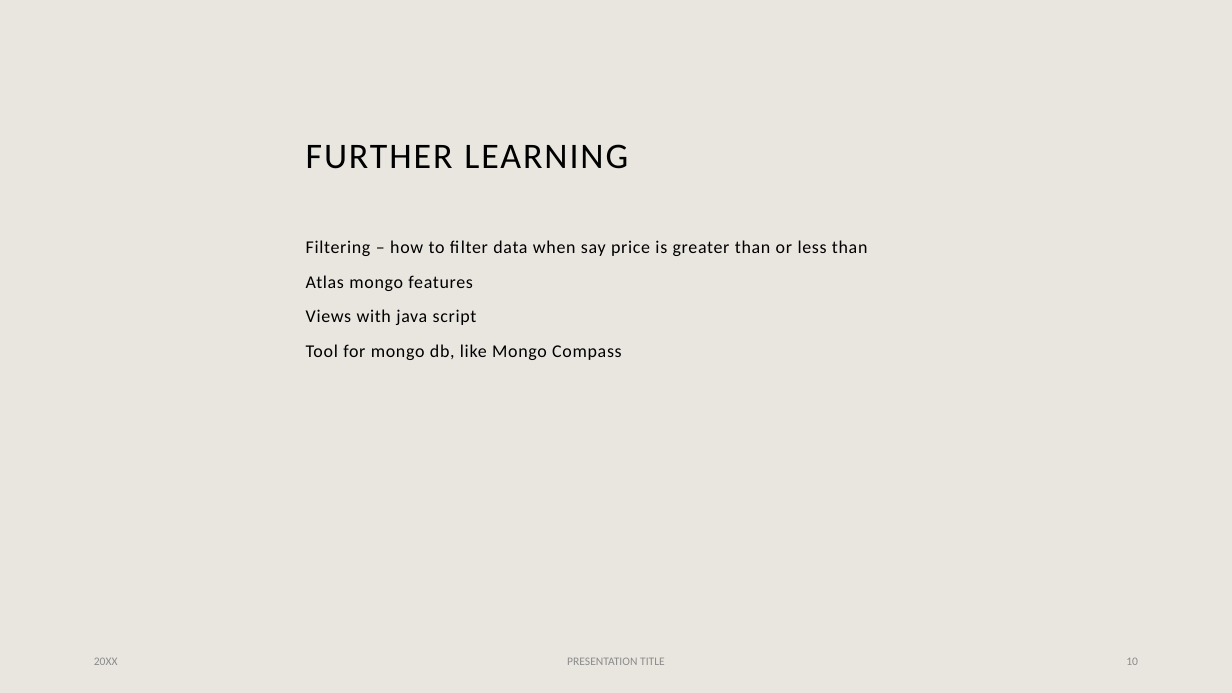
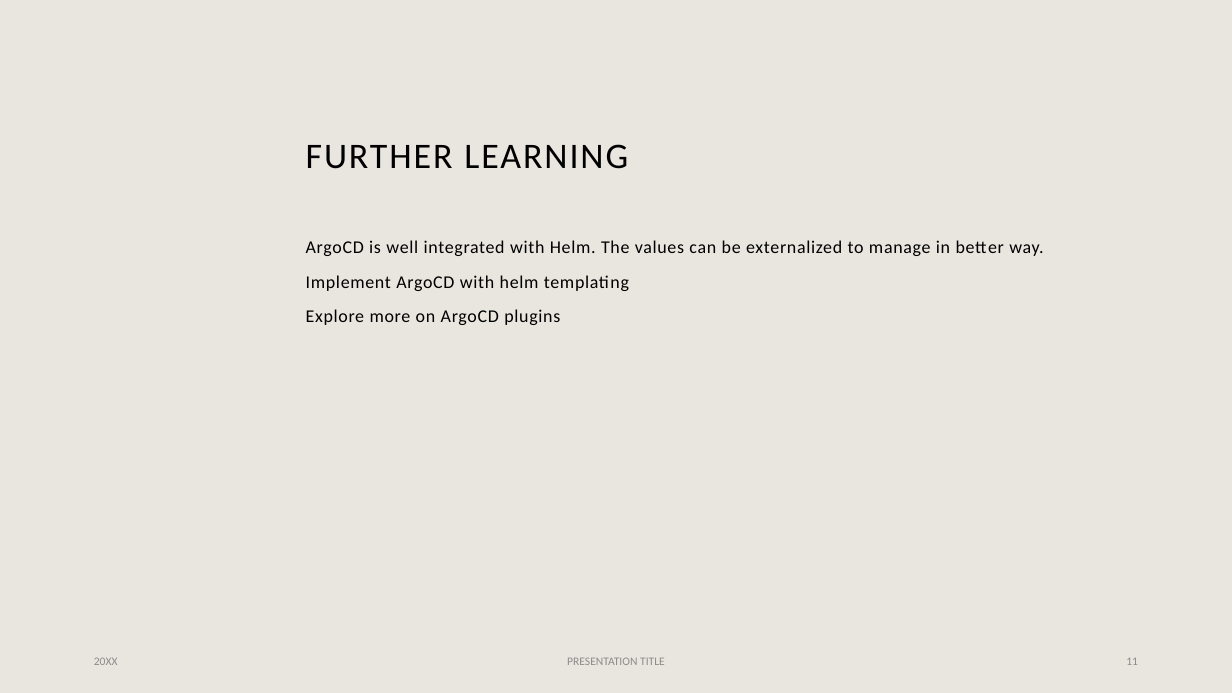
Before and after one commit to yamini-nagellaa/k8-ocp-argo-all, a slide deck: slide 11 of argo_learnings.pptx (slide 10 before the commit). Drawn at 1232x693 pixels with LibreOffice and Linux fonts; fonts in the diff are those of the drawing; background and template pictures are left out. Boxes give left, top, right and bottom in pixels: in the first picture for what was removed or moved away, otherwise in the second. Text is boxed around its words. In the diff, an @@ line names an element or a change of style, - is before the commit and + after.

Commit message:
argo

```diff
--- a/argo_learnings.pptx
+++ b/argo_learnings.pptx
@@ text at (x1=306, y1=240, x2=1043, y2=325): text changed @@
-Filtering – how to filter data when say price is greater than or less than
-Atlas mongo features
-Views with java script
-Tool for mongo db, like Mongo Compass
+ArgoCD is well integrated with Helm. The values can be externalized to manage in better way.
+Implement ArgoCD with helm templating
+Explore more on ArgoCD plugins
@@ page number at (x1=1126, y1=658, x2=1138, y2=665): text changed @@
-10
+11
```
Also in this commit, not shown: 1 other slide changed, 2 slides added, 1 slide removed.
